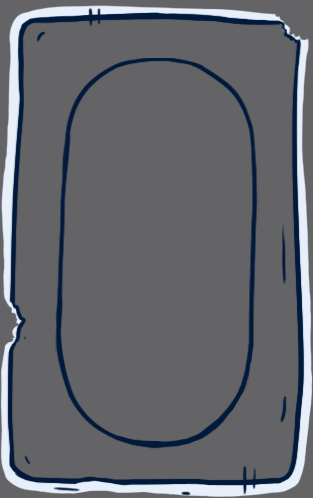
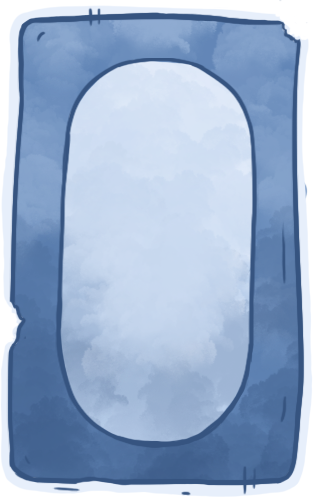
Two versions of the same layered image (313x498). Layer-by-layer changes:
painted on "gnome selection" over [6, 0, 308, 496]
added layer "Layer 2" above "Layer 1" over [4, 13, 308, 486]
added layer "Layer 1" above "Background" over [43, 41, 279, 456]
hid "Background" over [0, 0, 313, 498]
